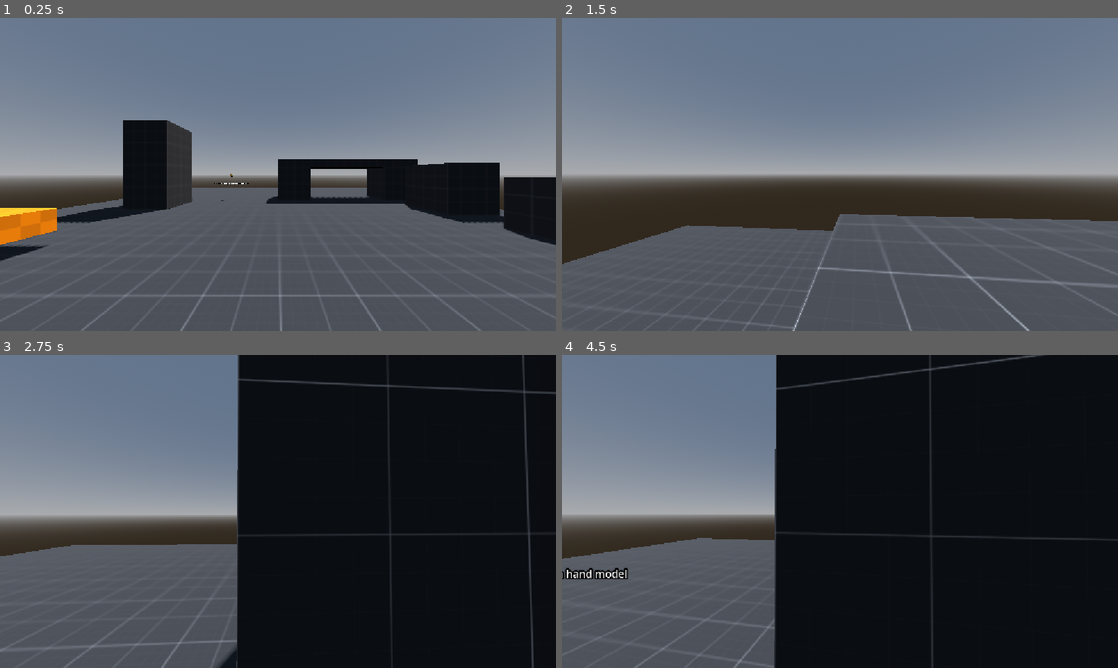
Above: before the commit, frames 1-4 (two rows, left to right).
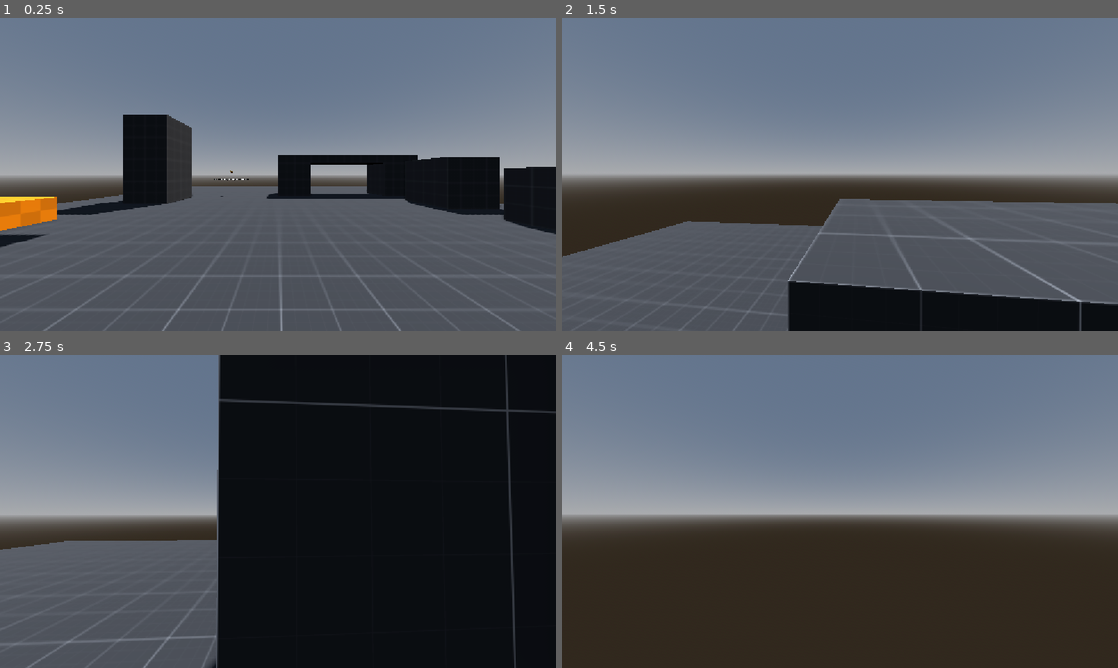
Above: after the commit, the same moments.

Repository: mensiamondher-coder/pfems
Game: Godot game, scene res://maps/prototype/prototype_level.tscn
The game is run twice, just before and just after one commit, with the same random seed, the same clock (stepped at 60 frames per second) and the same inputs.
Inputs (mouse positions are in pixels of both pictures, inside the frame that each line leads up to):
- Up to frame 1 (0.25 s): no input
- Up to frame 2 (1.5 s): move the mouse to (867, 174) at 0.52 s; hold W (move_forward) from 0.53 s (still down); tap Shift (dash) at 0.6, 1.35 s; tap Space (jump) at 0.77 s; move the mouse to (812, 174) at 1.27 s
- Up to frame 3 (2.75 s): keep holding W (move_forward); tap Space (jump) at 1.52 s; move the mouse to (289, 505) at 2.02 s; tap Shift (dash) at 2.1 s
- Up to frame 4 (4.5 s): keep holding W (move_forward); tap Enter at 2.75 s; move the mouse to (834, 517) at 2.77 s; tap Shift (dash) at 2.85, 3.6, 4.35 s; tap Space (jump) at 3.02, 3.77 s; move the mouse to (878, 514) at 3.52 s; move the mouse to (795, 508) at 4.27 s

The runs differ from the first frame. In frame 1, 6.1% of the frame differs, in the area x 0-100%, y 30-100%; in frame 2, 12%; in frame 3, 6.6%; in frame 4, 76%, in the area x 0-100%, y 0-100%.

Commit message:
some cleaning

Diff:
--- a/Player/player.gd
+++ b/Player/player.gd
@@ -17,6 +17,7 @@
 
 
 @onready var shape_cast: ShapeCast3D = $ShapeCast3D
+
 
 # ── Movement Stats ───────────────────────────────────────────────────────────
 
@@ -72,7 +73,7 @@
 
 
 func _physics_process(delta: float) -> void:
-	if Input.is_action_just_pressed("dash"):
+	if Input.is_action_just_pressed("dash") and velocity.x != 0 and velocity.z != 0:
 		dash()
 	_apply_gravity(delta)
 	_handle_jump()
--- a/Player/player.tscn
+++ b/Player/player.tscn
@@ -4,6 +4,7 @@
 [ext_resource type="Script" uid="uid://cfjxo4v7x42ep" path="res://Player/shape_cast_3d.gd" id="2_4ntmi"]
 
 [sub_resource type="CapsuleShape3D" id="CapsuleShape3D_player"]
+radius = 0.25
 height = 1.625
 
 [sub_resource type="CapsuleMesh" id="CapsuleMesh_debug"]
@@ -33,7 +34,7 @@
 surface_material_override/0 = SubResource("StandardMaterial3D_debug")
 
 [node name="Camera3D" type="Camera3D" parent="." unique_id=1479434620]
-transform = Transform3D(1, 0, 0, 0, 1, 0, 0, 0, 1, 0, 1.5684043, 0)
+transform = Transform3D(1, 0, 0, 0, 1, 0, 0, 0, 1, 0, 1.3184043, 0)
 fov = 90.0
 
 [node name="ShapeCast3D" type="ShapeCast3D" parent="." unique_id=1845310572]
--- a/Player/shape_cast_3d.gd
+++ b/Player/shape_cast_3d.gd
@@ -7,5 +7,5 @@
 
 
 # Called every frame. 'delta' is the elapsed time since the previous frame.
-func _process(delta: float) -> void:
+func _process(_delta: float) -> void:
 	global_rotation = Vector3.ZERO
--- a/maps/prototype/prototype_level.tscn
+++ b/maps/prototype/prototype_level.tscn
@@ -197,9 +197,9 @@
 material = SubResource("StandardMaterial3D_mf4mk")
 
 [node name="CSGBox3D10" type="CSGBox3D" parent="LevelGeometry" unique_id=1013229007]
-transform = Transform3D(1, 0, 0, 0, 1, 0, 0, 0, 1, -6, 0.75, 6.5)
+transform = Transform3D(1, 0, 0, 0, 1, 0, 0, 0, 1, -6, 1, 6.5)
 operation = 2
-size = Vector3(2, 1.5, 1)
+size = Vector3(2, 2, 1)
 material = SubResource("StandardMaterial3D_mf4mk")
 
 [node name="CSGBox3D4" type="CSGBox3D" parent="LevelGeometry" unique_id=309081294]
@@ -258,7 +258,7 @@
 speed_scale = 0.3
 
 [node name="CoinAsset" type="Node3D" parent="." unique_id=1416686472]
-transform = Transform3D(0.020725256, -0.9997844, 0, 0.9997844, 0.020725256, 0, 0, 0, 1, -3, 1.5, -7)
+transform = Transform3D(0.020725256, -0.99978435, 0, 0.99978435, 0.020725256, 0, 0, 0, 1, -3, 1.5, -7)
 metadata/_edit_group_ = true
 
 [node name="CoinMesh" type="MeshInstance3D" parent="CoinAsset" unique_id=798025161]
--- a/project.godot
+++ b/project.godot
@@ -17,6 +17,7 @@
 
 [display]
 
+window/size/mode=4
 window/stretch/mode="canvas_items"
 window/stretch/aspect="expand"
 
